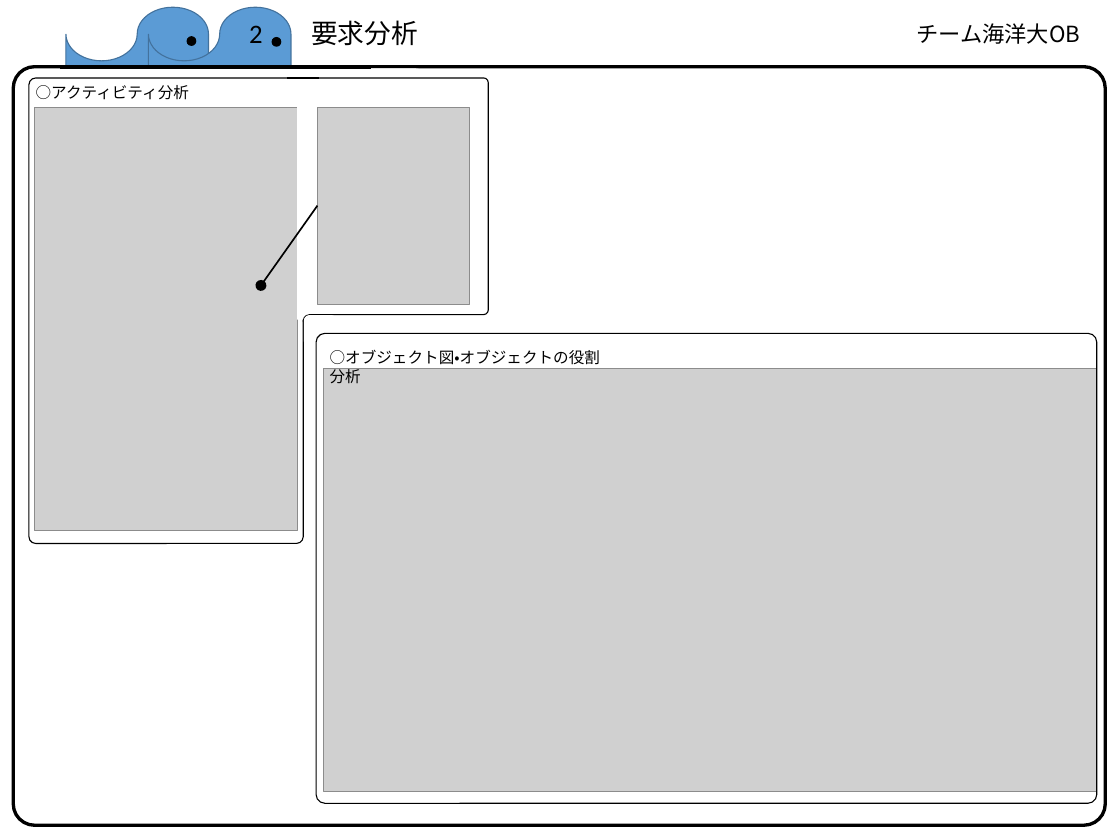
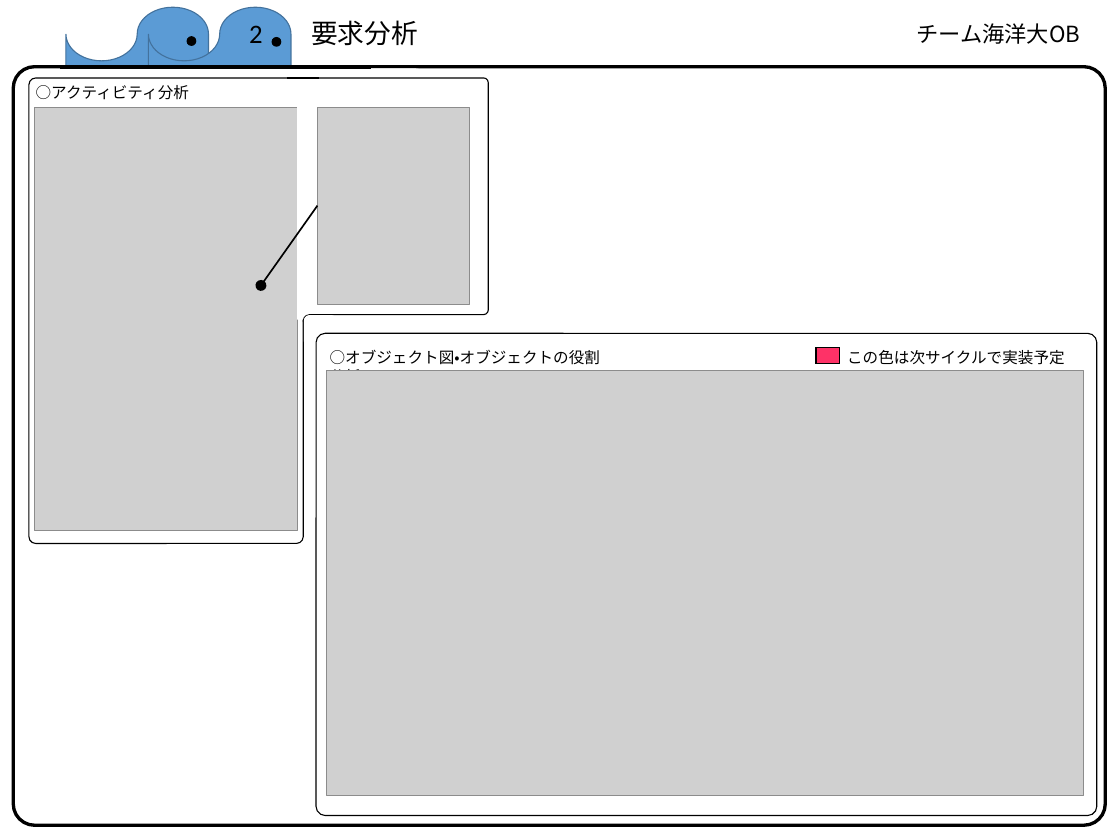
Before and after one commit to the-wizard-of-oz/ET_RoboCon_2017, a slide deck: slide 3 of 提出用シート.pptx. Drawn at 1120x840 pixels with LibreOffice and Linux fonts; fonts in the diff are those of the drawing; grey boxes stand for pictures. Boxes give left, top, right and bottom in pixels: in the first picture for what was removed or moved away, otherwise in the second. Text is boxed around its words. In the diff, an @@ line names an element or a change of style, - is before the commit and + after.

```diff
--- a/提出用シート.pptx
+++ b/提出用シート.pptx
@@ rounded rectangle: place and size @@
-rounded rectangle at <box>316,334,1097,803</box>
+rounded rectangle at <box>316,334,1097,816</box>
@@ rectangle added at <box>816,347,839,364</box>, fill #FE3267, outline #000000 1 pt @@
@@ text added at <box>847,350,1065,365</box>, 14 pt, text #000000 @@
+この色は次サイクルで実装予定
@@ picture: place and size @@
-picture at <box>323,369,1097,791</box>
+picture at <box>326,370,1084,795</box>
```
Also in this commit, not shown: 3 other slides changed.
